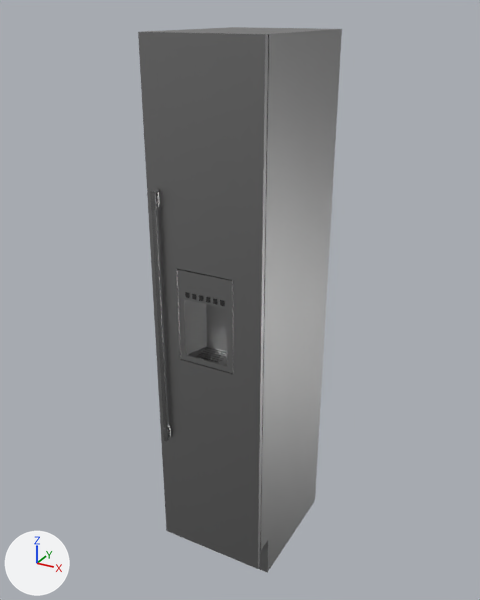
An edit to the Blender file Freezers/Thermador T18ID800RP.blend, drawn before and after from the same camera.
Camera for both pictures: a 50 mm camera at (1.38, -2.44, 2.2) aimed at (0.2, -0.3, 1.13). The lights are fixed; the arrows at lower left show +X, +Y and +Z.

Script lines for the objects in view, before the commit:
```python
me_mesh = bpy.data.meshes.new('mesh')
me_mesh.from_pydata(...)  # 460 vertices, 268 faces; spans x 0.0..0.45, y -0.63..0.01, z 0.0..2.13
# faces by material slot: [45, 30, 191, 2]
me_mesh.materials.append(mat_stainless_steel)
me_mesh.materials.append(mat_color_007_1)
me_mesh.materials.append(mat_aluminum)
me_mesh.materials.append(mat_default)
ob_thermador_t18id800rp = bpy.data.objects.new('Thermador T18ID800RP', me_mesh)
ob_thermador_t18id800rp.parent = ob_bpassembly_new_assembly
ob_thermador_t18id800rp.location = (0.0, 0.0, 0.0)
_m = ob_thermador_t18id800rp.modifiers.new('EdgeSplit', 'EDGE_SPLIT')
```
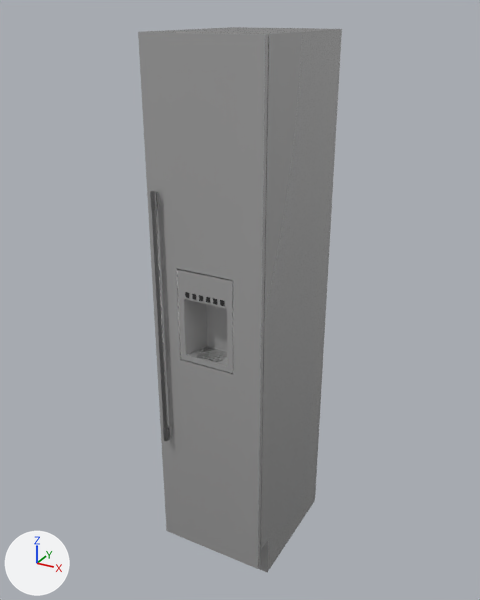
Boxes [x1, y1, x2, y2] around the edits, measured in the pictures (480 x 600 px):
part 1 of me_mesh, recoloured: [138, 27, 342, 573] in both

Patch to the scene script:
```diff
--- a/Freezers/Thermador T18ID800RP.blend.py
+++ b/Freezers/Thermador T18ID800RP.blend.py
@@ mat_matte_chrome @@
+mat_matte_chrome = bpy.data.materials.new('Matte Chrome')
+# nodes: BsdfAnisotropic, BsdfDiffuse, LayerWeight, MixShader, OutputMaterial
+# colours: grey #a8a8a8
@@ me_mesh @@
 me_mesh.from_pydata(...)  # 460 vertices, 268 faces; spans x 0.0..0.45, y -0.63..0.01, z 0.0..2.13
 # used by ob_thermador_t18id800rp; parent = ob_bpassembly_new_assembly; location = (0.0, 0.0, 0.0)
+# me_mesh part 1: all 45 faces that had it switch from mat_stainless_steel to mat_matte_chrome
 me_mesh.materials.append(mat_color_007_1)
```
